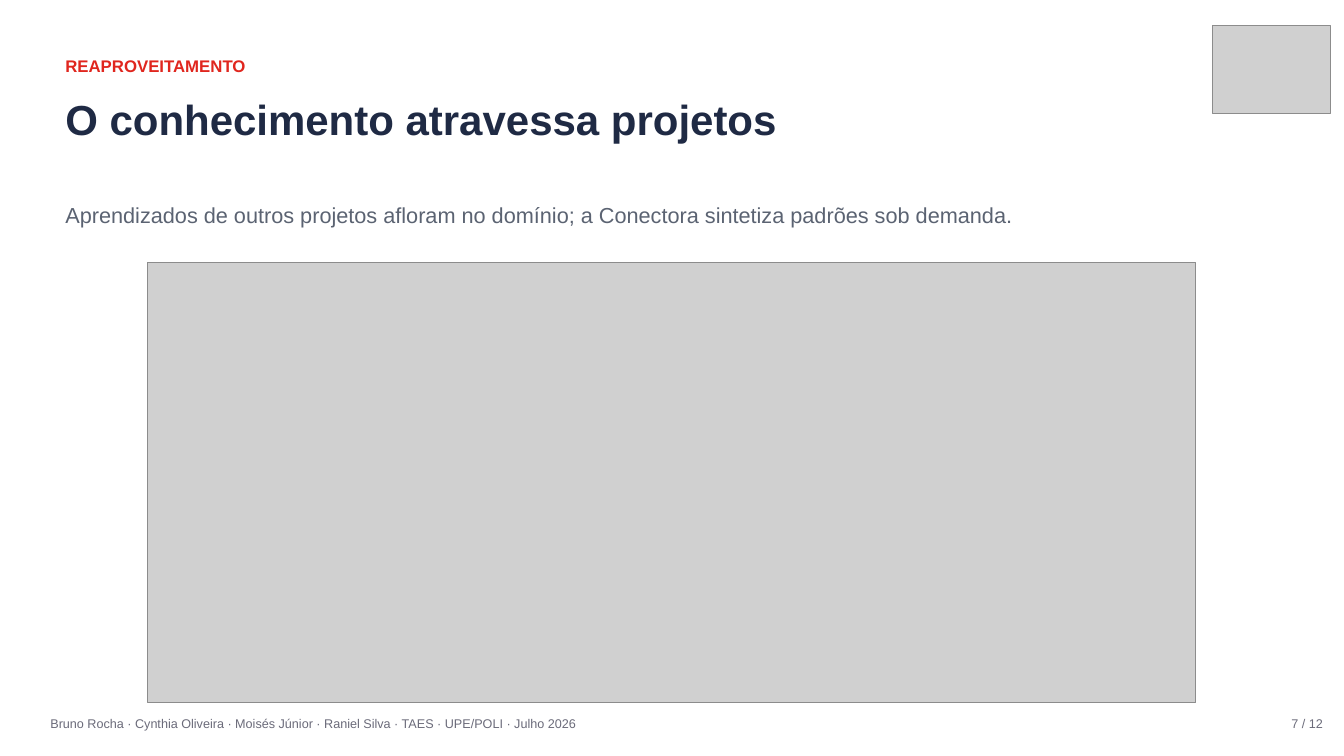
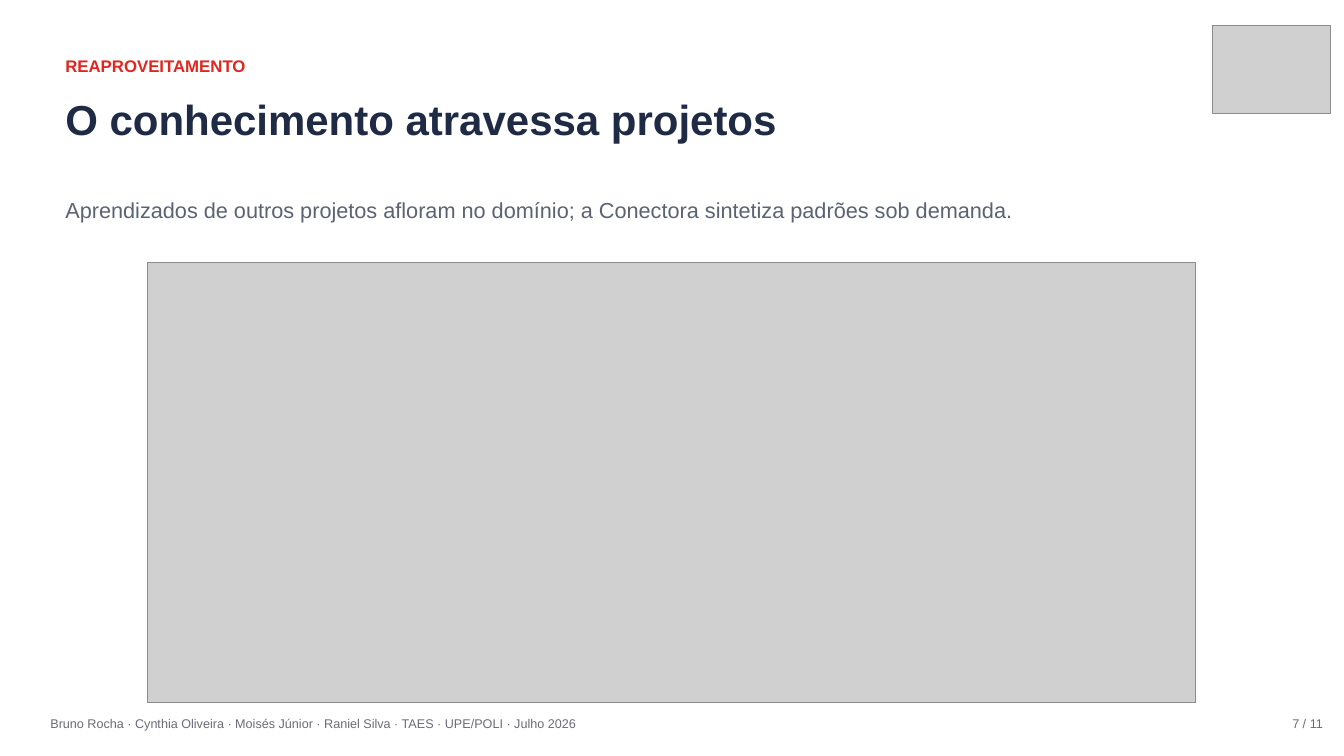
Before and after one commit to raniel90/obione, a slide deck: slide 7 of atividades/apresentacoes/ObiOne_Apresentacao_Final.pptx. Drawn at 1344x756 pixels with LibreOffice and Linux fonts; fonts in the diff are those of the drawing; grey boxes stand for pictures. Boxes give left, top, right and bottom in pixels: in the first picture for what was removed or moved away, otherwise in the second. Text is boxed around its words. In the diff, an @@ line names an element or a change of style, - is before the commit and + after.

```diff
--- a/atividades/apresentacoes/ObiOne_Apresentacao_Final.pptx
+++ b/atividades/apresentacoes/ObiOne_Apresentacao_Final.pptx
@@ text "Aprendizados de outros projetos afloram ...": place and size @@
-text "Aprendizados de outros projetos afloram ..." at [65,207,1012,228]
+text "Aprendizados de outros projetos afloram ..." at [65,202,1012,223]
@@ text at [1292,719,1323,728]: text changed @@
-7 / 12
+7 / 11
```
Also in this commit, not shown: 7 other slides changed, 1 slide added, 2 slides removed, 1 other file.
